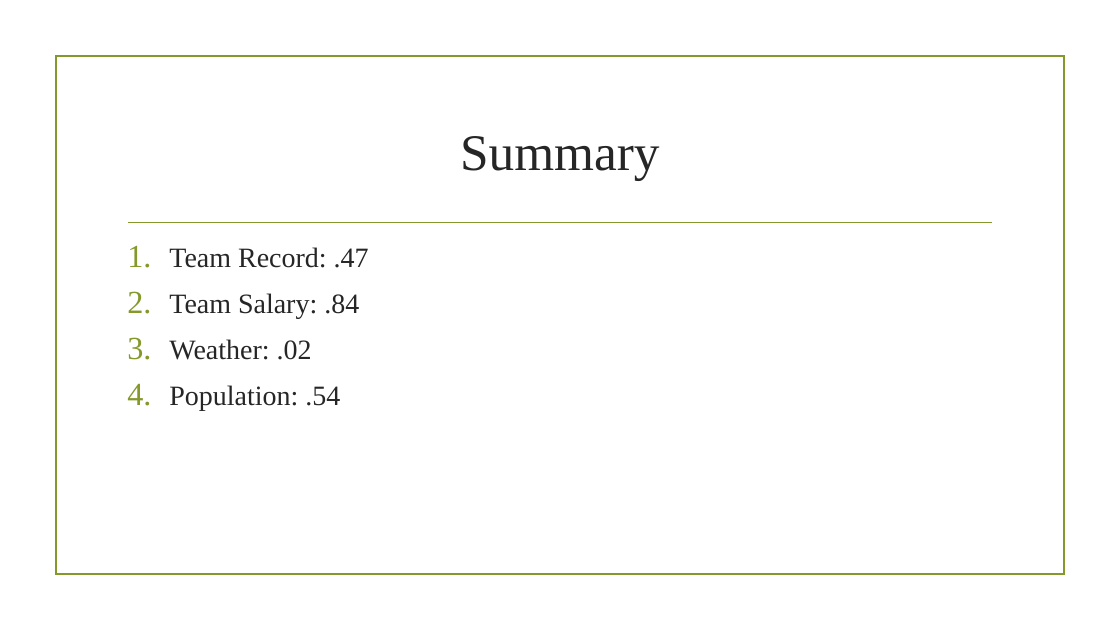
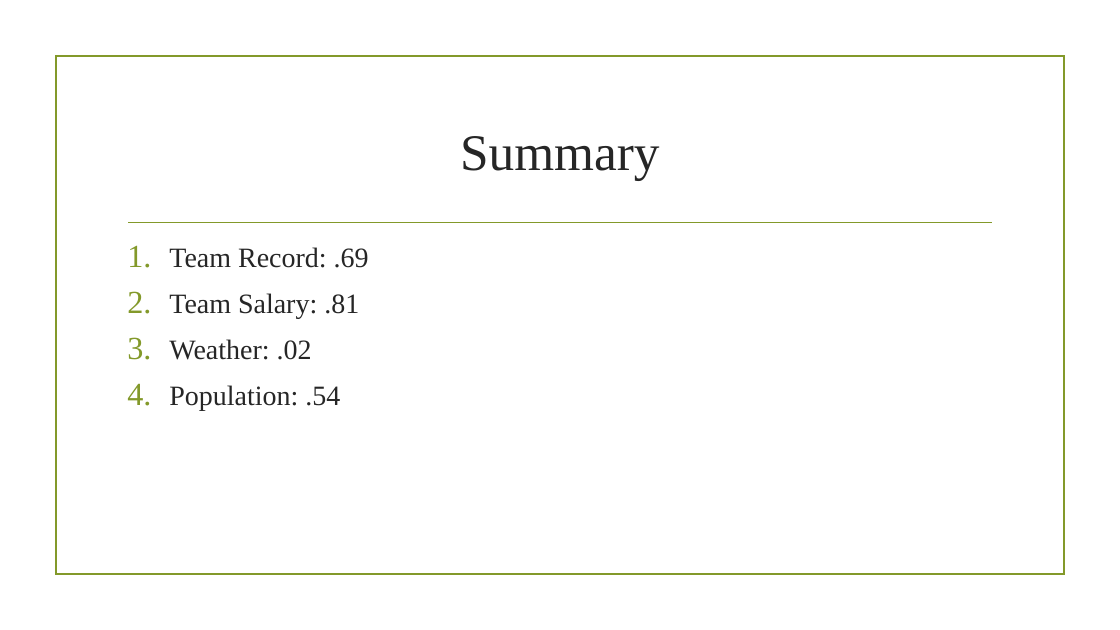
Before and after one commit to Dshashek/Red-Team-Project-1, a slide deck: slide 31 of Slides/Red Team Presentation.pptx (slide 29 before the commit). Drawn at 1120x630 pixels with LibreOffice and Linux fonts; fonts in the diff are those of the drawing; background and template pictures are left out. Boxes give left, top, right and bottom in pixels: in the first picture for what was removed or moved away, otherwise in the second. Text is boxed around its words. In the diff, an @@ line names an element or a change of style, - is before the commit and + after.

```diff
--- a/Slides/Red Team Presentation.pptx
+++ b/Slides/Red Team Presentation.pptx
@@ text at box(169, 247, 369, 318): text changed @@
-1. Team Record: .47
-2. Team Salary: .84
+1. Team Record: .69
+2. Team Salary: .81
```
Also in this commit, not shown: 10 other slides changed, 2 slides added, 5 other files.
